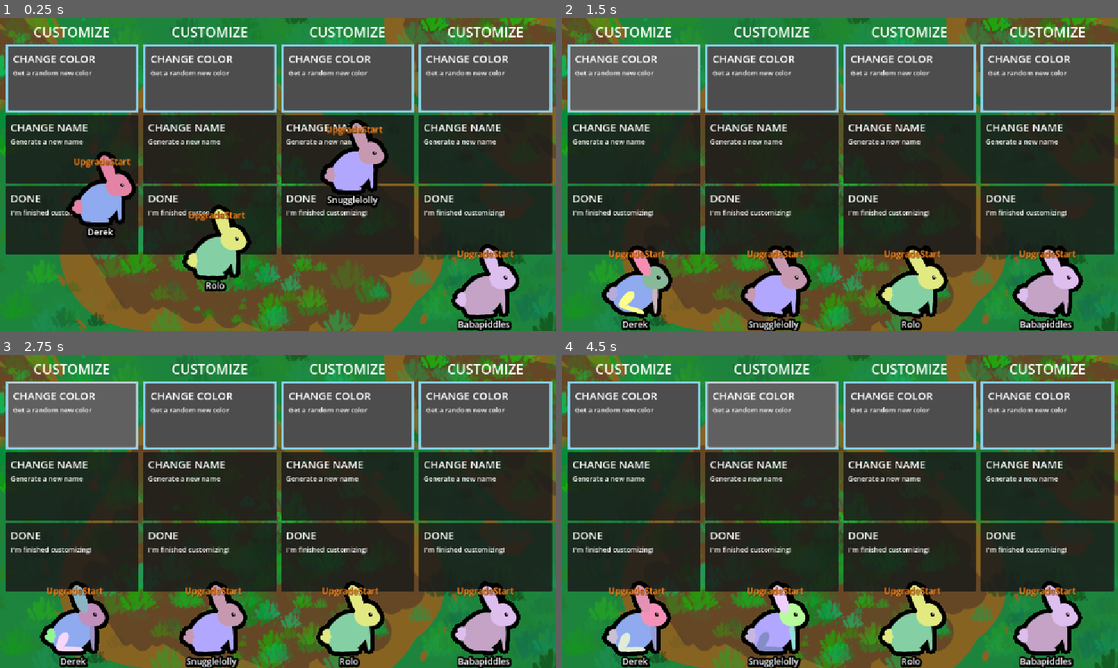
Above: before the commit, frames 1-4 (two rows, left to right).
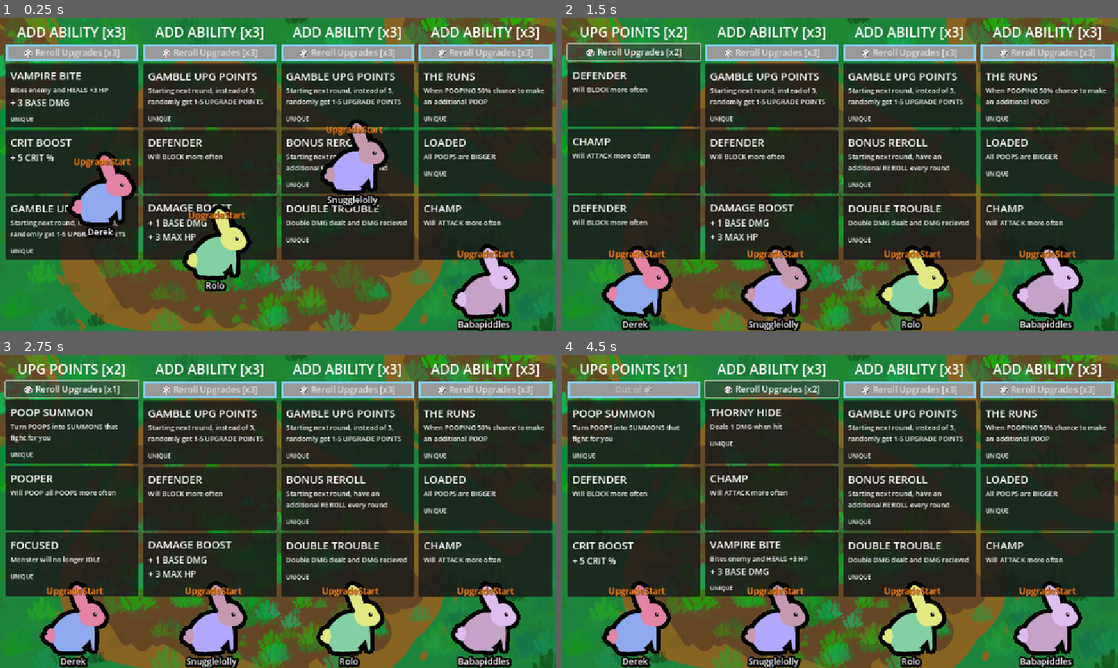
Above: after the commit, the same moments.

Repository: Galitie/tm2
Game: Godot game, scene res://test_scene.tscn
Same seed, same stepped clock (60 frames per second), same inputs: the game is played once before the commit and once after it. Sound files missing from this copy of the repository are replaced by a short silence.
Inputs (mouse positions are in pixels of both pictures, inside the frame that each line leads up to):
- Up to frame 1 (0.25 s): no input
- Up to frame 2 (1.5 s): click (634, 77) at 0.52 s; click (634, 52) at 1.25 s, where only the run after the commit has a clickable "🎲 Reroll Upgrades [x3]"
- Up to frame 3 (2.75 s): click (72, 389) at 2 s, where only the run after the commit has a clickable "🎲 Reroll Upgrades [x2]"
- Up to frame 4 (4.5 s): click (634, 389) at 2.75 s, where only the run after the commit has a clickable "🎲 Reroll Upgrades [x1]"; click (634, 414) at 3.52 s; click (773, 389) at 4.25 s, where only the run after the commit has a clickable "🎲 Reroll Upgrades [x3]"

The runs differ from the first frame. In frame 1, 30% of the frame differs, in the area x 1-100%, y 2-78%; in frame 2, 32%; in frame 3, 32%; in frame 4, 32%, in the area x 1-100%, y 2-95%.

Commit message:
adjusted charge so it stays in it's own state instead of changing to punch

Diff:
--- a/StateMachine/charge.gd
+++ b/StateMachine/charge.gd
@@ -19,8 +19,9 @@
 		if !done_charging:
 			monster.animation_player.play("charge_idle")
 		else:
-			# Needs to be changed to charge attack eventually
-			Transitioned.emit(monster.state_machine.state_choices["basic_attack"].pick_random())
+			# Needs to be changed to charge attack animation eventually, maybe hits a wider area?
+			monster.animation_player.play("basic_attack")
+			monster.velocity = Vector2.ZERO
 	elif anim_name == "charge_idle":
 		charge_cycles += 1
 		if charge_cycles >= cycle_threshold:
@@ -28,3 +29,5 @@
 			done_charging = true
 		else:
 			monster.animation_player.play("charge_idle")
+	if anim_name == "basic_attack" and done_charging:
+		ChooseNewState.emit()
--- a/StateMachine/chase.gd
+++ b/StateMachine/chase.gd
@@ -31,10 +31,7 @@
 
 func Physics_Update(delta: float) -> void:
 	if target_mon:
-		# Predict target slightly ahead
 		var predicted = target_mon.global_position + target_mon.velocity * lead_time
-
-		# Forward vector
 		var forward: Vector2
 		if target_mon.velocity.length() > 1.0:
 			forward = target_mon.velocity.normalized()
@@ -45,16 +42,13 @@
 			else:
 				forward = Vector2(1, 0)
 
-		# Right vector (perpendicular)
 		var right_vec = forward.orthogonal()
-
-		# Side goal position
 		var side_goal = predicted + right_vec * side_offset * side_sign
 
 		var to_goal = side_goal - monster.global_position
 		var dist = to_goal.length()
 		chase_time -= delta
-
+		#TODO: base this off of the target's collision radius?
 		if dist > 175.0 and target_mon.current_hp > 0.0 and chase_time > 0.0:
 			var desired_dir = Vector2()
 			if dist > 0.0:
@@ -88,7 +82,6 @@
 		monster.animation_player.play("walk", -1.0, 1.5)
 		monster.move_speed += move_speed_adjust
 
-		# Pick left or right side once per target
 		if randf() < 0.5:
 			side_sign = -1
 		else:
--- a/monster.gd
+++ b/monster.gd
@@ -51,11 +51,6 @@
 var base_color: Color
 var secondary_color: Color
 
-# attacks have stats: speed, mp amount, base damage, size, distance, pierce
-
-# attacks can be short range, long range or
-# specials with a charge up
-# give them preferences? melee, range, etc.
 
 func _ready():
 	add_to_group("DepthEntity")
@@ -148,6 +143,8 @@
 				"bitelifesteal":
 					crit = take_damage_from(attacker)
 					attacker.apply_hp(3)
+				"basiccharge":
+					crit = take_damage_from(attacker)
 			if thorns:
 				thorn_effect()
 				attacker.attacked = true
@@ -176,6 +173,7 @@
 	if attacked && Globals.is_sudden_death_mode:
 		send_flying(attacker)
 
+
 func play_generic_sound(uid: String, volume_db: float = 0.0) -> void:
 	audio_player.stream = load(uid)
 	audio_player.pitch_scale = randf_range(0.8, 1.2)
@@ -184,10 +182,12 @@
 	await audio_player.finished
 	audio_player.pitch_scale = 1.0
 
+
 func thorn_effect() -> void:
 	play_generic_sound("uid://can2y656sbycd", -5.0)
 	root.modulate = Color("6bff7d")
 	get_tree().create_tween().tween_property(root, "modulate", Color.WHITE, 0.6).set_delay(0.3)
+
 
 func hit_effect(crit: bool = false) -> void:
 	if crit:
@@ -197,6 +197,7 @@
 	root.modulate = Color("ff0e1b")
 	get_tree().create_tween().tween_property(root, "modulate", Color.WHITE, 0.3).set_trans(Tween.TRANS_BOUNCE)
 
+
 func send_flying(attacker: Node) -> void:
 	sent_flying = true
 	state_machine.transition_state("knockedout")
@@ -206,6 +207,7 @@
 
 	knockback = (global_position - attacker.global_position).normalized().x
 	Globals.game.freeze_frame(self)
+
 
 func take_damage_from(enemy, no_crit: bool = false, override_damage: int = 0) -> bool:
 	var critted = roll_crit()
@@ -253,6 +255,7 @@
 	$NameUpgrade.text = whole_name
 	mon_name = whole_name
 
+
 func move_name_upgrade():
 	$NameUpgrade.visible = true
 	$Name.visible = false
--- a/test_scene.tscn
+++ b/test_scene.tscn
@@ -27,6 +27,7 @@
 [node name="Game" type="Node2D"]
 script = ExtResource("1_fnpeg")
 override_sudden_death_time = 60.0
+disable_customizer = true
 
 [node name="Background" type="Sprite2D" parent="."]
 z_index = -99
Not shown, changed: Todo.txt
